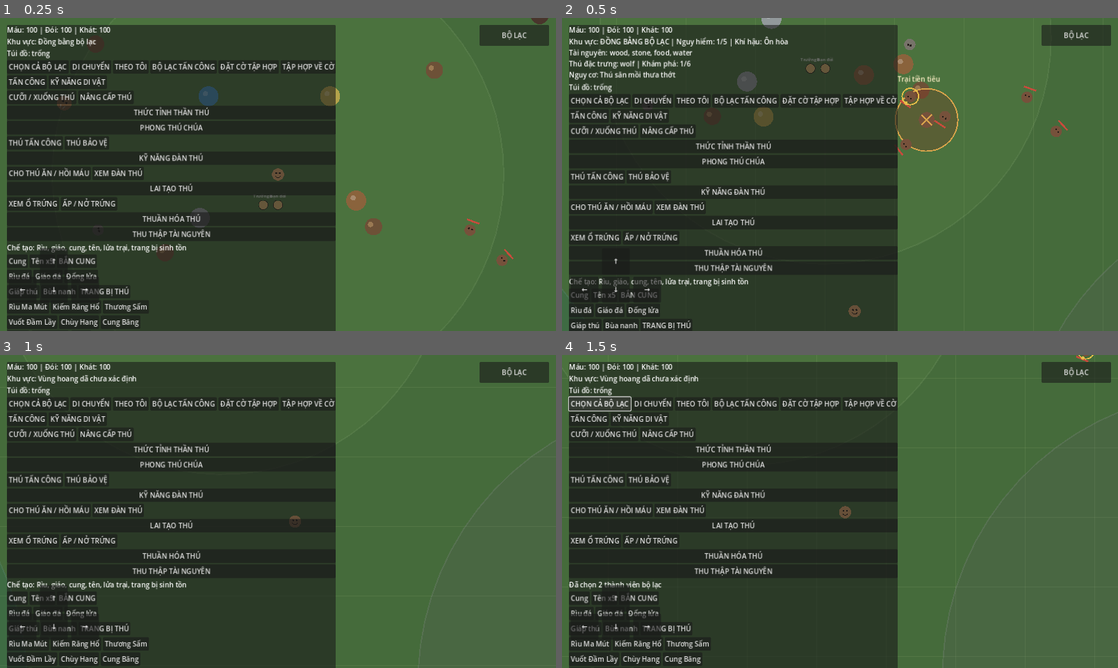
Above: before the commit, frames 1-4 (two rows, left to right).
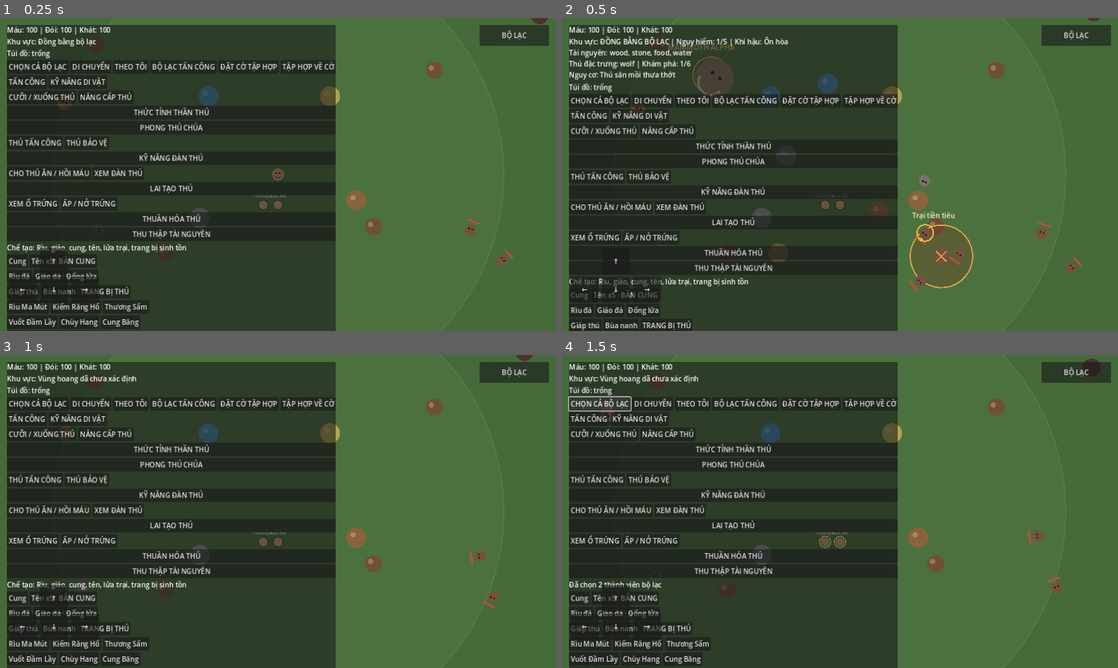
Above: after the commit, the same moments.

Repository: khanhhkt8-hub/Bo-Lac-Tien-Su.
Game: Godot game, scene res://Scenes/Main.tscn
Two runs of this game, one before a commit and one after it. Both use one fixed random seed, a clock stepped at 60 frames per second and the inputs below.
Inputs (mouse positions are in pixels of both pictures, inside the frame that each line leads up to):
- Up to frame 1 (0.25 s): no input
- Up to frame 2 (0.5 s): no input
- Up to frame 3 (1 s): move the mouse to (400, 495) at 0.52 s; hold Right (ui_right) from 0.53 s (still down); click (400, 495) at 0.67 s
- Up to frame 4 (1.5 s): release Right (ui_right) at 1.25 s; click "CHỌN CẢ BỘ LẠC" at 1.25 s

Frame 1 is identical in both runs. In frame 2, 4.7% of the frame differs, in the area x 12-100%, y 0-100%; in frame 3, 1.2%; in frame 4, 1.3%.
Error after the commit: Parse Error: Cannot infer the type of "delta" variable because the value doesn't have a set type. (res://Scripts/World/RTSCamera.gd:36)

Commit message:
Move camera to world root and enable RTS camera

Diff:
--- a/Scenes/Main.tscn
+++ b/Scenes/Main.tscn
@@ -13,6 +13,7 @@
 [ext_resource type="Script" path="res://Scripts/World/CaveSystem.gd" id="11_cave"]
 [ext_resource type="Script" path="res://Scripts/Enemies/BiomeBossDirector.gd" id="12_boss"]
 [ext_resource type="Script" path="res://Scripts/Tribe/TribeControlSystem.gd" id="13_tribe_control"]
+[ext_resource type="Script" path="res://Scripts/World/RTSCamera.gd" id="14_rts_camera"]
 
 [sub_resource type="CircleShape2D" id="CircleShape2D_player"]
 radius = 14.0
@@ -48,9 +49,9 @@
 [node name="CollisionShape2D" type="CollisionShape2D" parent="Player"]
 shape = SubResource("CircleShape2D_player")
 
-[node name="Camera2D" type="Camera2D" parent="Player"]
-position_smoothing_enabled = true
-position_smoothing_speed = 5.0
+[node name="Camera2D" type="Camera2D" parent="."]
+position = Vector2(0, 0)
+script = ExtResource("14_rts_camera")
 
 [node name="SurvivalHUD" type="CanvasLayer" parent="."]
 script = ExtResource("3_hud")
Not shown: 1 places in Scenes/Main.tscn that only renumber resources
